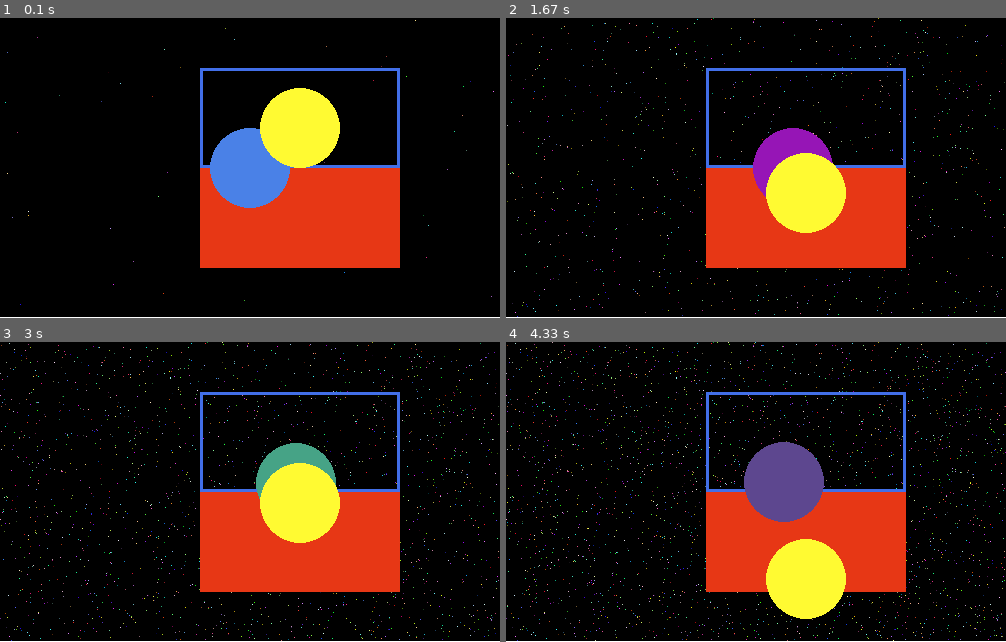
Above: before the commit, frames 1-4 (two rows, left to right).
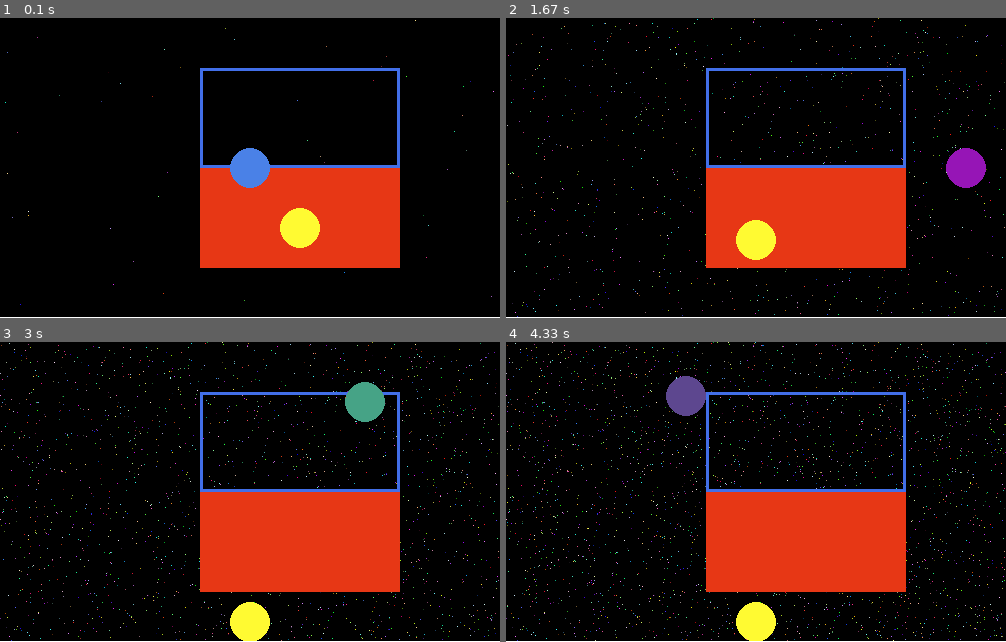
Above: after the commit, the same moments.

Repository: moeg100/randomCode
Game: pygame game, started from pyGameBasic.py
The game is run twice, just before and just after one commit, with the same random seed, the same clock (stepped at 60 frames per second) and the same inputs.
Inputs:
- Up to frame 1 (0.1 s): no input
- Up to frame 2 (1.67 s): hold Space 0.33-0.8 s; hold D 0.33-0.8 s; hold R 0.83-1.3 s; hold D 0.83-1.3 s; tap Space at 0.9, 1.2, 1.4 s; hold D from 1.33 s (still down)
- Up to frame 3 (3 s): tap Space at 1.7, 1.9, 2.23, 2.53, 2.73 s; release D at 1.8 s; hold W 1.83-2.13 s; hold D 2.17-2.63 s; hold A from 2.67 s (still down)
- Up to frame 4 (4.33 s): tap Space at 3.03, 3.3, 3.63, 3.93, 4.07 s; release A at 3.2 s; hold S 3.23-3.53 s; hold A 3.57-3.97 s; hold W from 4 s (still down)

The runs differ from the first frame. In frame 1, 6.2% of the frame differs, in the area x 42-68%, y 23-77%; in frame 2, 6.4%; in frame 3, 6.0%; in frame 4, 8.3%, in the area x 32-68%, y 11-100%.

Commit message:
Refactor ball variables and update physics calculations

Diff:
--- a/pyGameBasic.py
+++ b/pyGameBasic.py
@@ -21,7 +21,7 @@
 RECT_COLOR = (231, 55, 21)
 TARGET_COLOR = (66, 111, 232)
 
-BALL_RADIUS = 40
+BALL_RADIUS = 20
 GRAVITY = 0.5
 BOUNCE = -0.8
 GROUND_Y = 300
@@ -34,16 +34,19 @@
 pixel_surface = pygame.Surface(SCREEN_SIZE)
 
 # Ball 1
-ball_pos_1 = pygame.Vector2(SCREEN_WIDTH / 2, SCREEN_HEIGHT / 2)
+ball_one = pygame.Vector2(SCREEN_WIDTH / 2, SCREEN_HEIGHT / 2)
 
-print(ball_pos_1)
+# Ball 2 with gravity
+ball_two = pygame.Vector2(300, 200)
+ball_velocity_y = 0
+
+
+print(ball_one)
 
 # Target rectangle
 target_rect = pygame.Rect(200, 50, 200, 100)
 
-# Ball 2 with gravity
-ball_x = 300
-ball_y = 100
+
 ball_velocity_y = 0
 
 running = True
@@ -80,37 +83,46 @@
     pygame.draw.circle(
         screen,
         (random_r, random_g, random_b),
-        ball_pos_1,
-        40,
+        ball_one,
+        BALL_RADIUS,
     )
 
     # Ball physics
     ball_velocity_y += GRAVITY
-    ball_y += ball_velocity_y
+    ball_two.y += ball_velocity_y
 
-    if ball_y + BALL_RADIUS >= GROUND_Y:
-        ball_y = GROUND_Y - BALL_RADIUS
+    if ball_two.y + BALL_RADIUS >= GROUND_Y:
+        ball_two.y = GROUND_Y - BALL_RADIUS
         ball_velocity_y *= BOUNCE
 
-    #distance = mth.sqrt((ball_x - ball_pos_1.x)**2 + (ball_y - ball_pos_1.y)**2)
-    distance = (ball_x - ball_pos_1.x)**2 + (ball_y - ball_pos_1.y)**2
+    #distance = mth.sqrt((ball_two.x - ball_one.x)**2 + (ball_two.y - ball_one.y)**2)
+    distance = (ball_two.x - ball_one.x)**2 + (ball_two.y - ball_one.y)**2
 
     #print(distance)
 
-    distanceToMove = BALL_RADIUS + 40 - mth.sqrt(distance)
+    distanceToMove = BALL_RADIUS *2 - mth.sqrt(distance)
+    print(distanceToMove)
 
-    angle = (mth.atan2(ball_y-ball_pos_1.y, ball_x-ball_pos_1.x)) * (180/mth.pi)
-    print(angle)
+    angle = (mth.atan2(ball_two.y-ball_one.y, ball_two.x-ball_one.x))
+    #print(angle)
     # #print(distanceToMove)
-    #ball_x += mth.cos
+    #ball_two.x += mth.cos
+    """
     if distance <= (BALL_RADIUS*2)**2:
         print("COLLISION") #detecting collision
+        ball_two.x += mth.cos(angle) * distanceToMove
+        ball_two.y += mth.sin(angle) * distanceToMove
+    """
+    if not (distanceToMove < 0):
+    	print("COLLISION")
+    	ball_two.x += mth.cos(angle) * distanceToMove
+    	ball_two.y += mth.sin(angle) * distanceToMove
 
 
     pygame.draw.circle(
         screen,
         (255, 250, 50),
-        (ball_x, int(ball_y)),
+        (ball_two.x, int(ball_two.y)),
         BALL_RADIUS,
     )
 
@@ -128,26 +140,29 @@
         ball_velocity_y -= GRAVITY
 
     if keys[pygame.K_w]:
-        ball_pos_1.y -= PLAYER_SPEED * dt
+        ball_one.y -= PLAYER_SPEED * dt
 
     if keys[pygame.K_s]:
-        ball_pos_1.y += PLAYER_SPEED * dt
+        ball_one.y += PLAYER_SPEED * dt
 
     if keys[pygame.K_a]:
-        ball_pos_1.x -= PLAYER_SPEED * dt
+        ball_one.x -= PLAYER_SPEED * dt
 
     if keys[pygame.K_d]:
-        ball_pos_1.x += PLAYER_SPEED * dt
+        ball_one.x += PLAYER_SPEED * dt
+    if keys[pygame.K_r]:
+    	ball_two.x = 250
+    	ball_two.y = 250
 
-    ball_pos_1.x = max(40, min(SCREEN_WIDTH - 40, ball_pos_1.x))
-    ball_pos_1.y = max(40, min(SCREEN_HEIGHT - 40, ball_pos_1.y))
+    ball_one.x = max(BALL_RADIUS, min(SCREEN_WIDTH - 40, ball_one.x))
+    ball_one.y = max(BALL_RADIUS, min(SCREEN_HEIGHT - 40, ball_one.y))
 
-    if target_rect.collidepoint(ball_pos_1):
+    if target_rect.collidepoint(ball_one):
         print("Something is colliding.")
 
     pygame.display.flip()
 
-    dt = clock.tick(FPS) / 10000
+    dt = clock.tick(FPS) / 1000
 
 pygame.quit()
 sys.exit()
